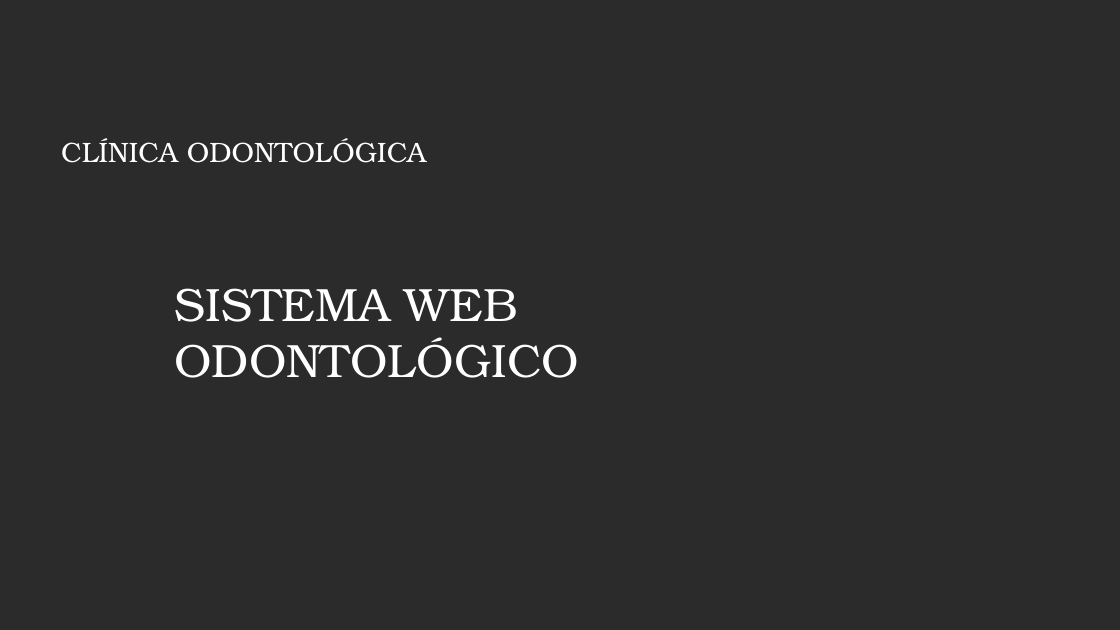
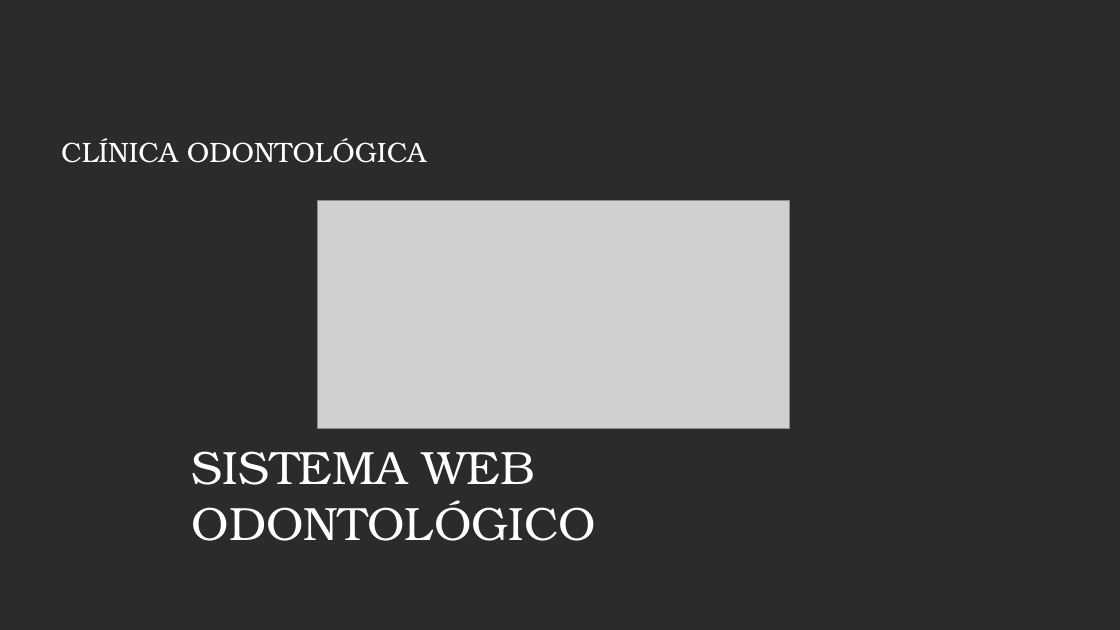
Before and after one commit to ondontoprojeto/Odontologico---Apresenta-o, a slide deck: slide 1 of Apresentação Projeto Odonto.pptx. Drawn at 1120x630 pixels with LibreOffice and Linux fonts; fonts in the diff are those of the drawing; grey boxes stand for pictures; background and template pictures are left out; a plain dark background stands for a picture behind light text. Boxes give left, top, right and bottom in pixels: in the first picture for what was removed or moved away, otherwise in the second. Text is boxed around its words. In the diff, an @@ line names an element or a change of style, - is before the commit and + after.

```diff
--- a/Apresentação Projeto Odonto.pptx
+++ b/Apresentação Projeto Odonto.pptx
@@ picture added at [318, 200, 789, 429] @@
@@ text "SISTEMA WEB ODONTOLÓGICO": place and size @@
-text "SISTEMA WEB ODONTOLÓGICO" at [175, 288, 579, 378]
+text "SISTEMA WEB ODONTOLÓGICO" at [192, 451, 596, 541]
```
Also in this commit, not shown: 1 other slide changed, 2 other files.
